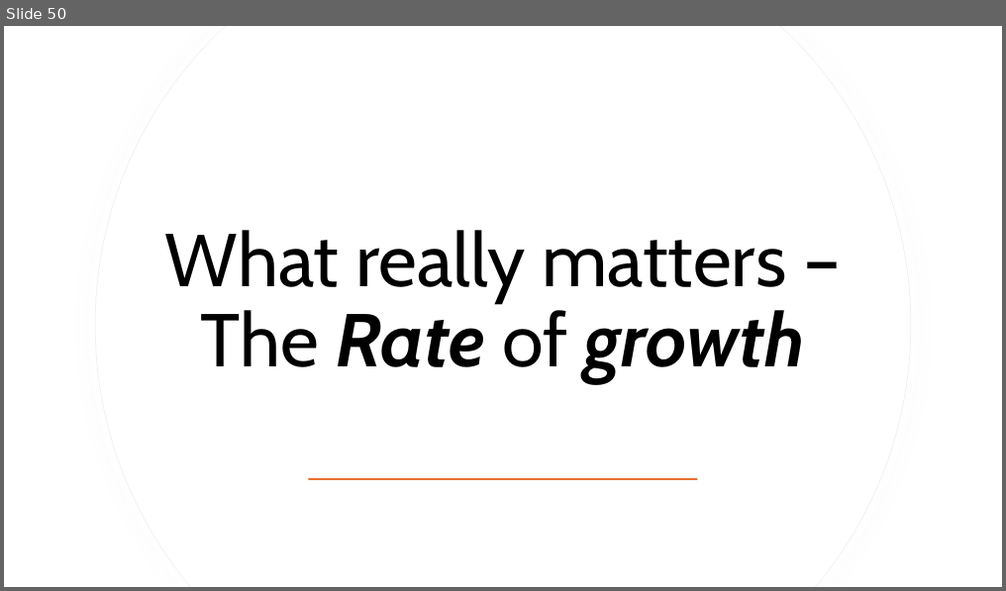
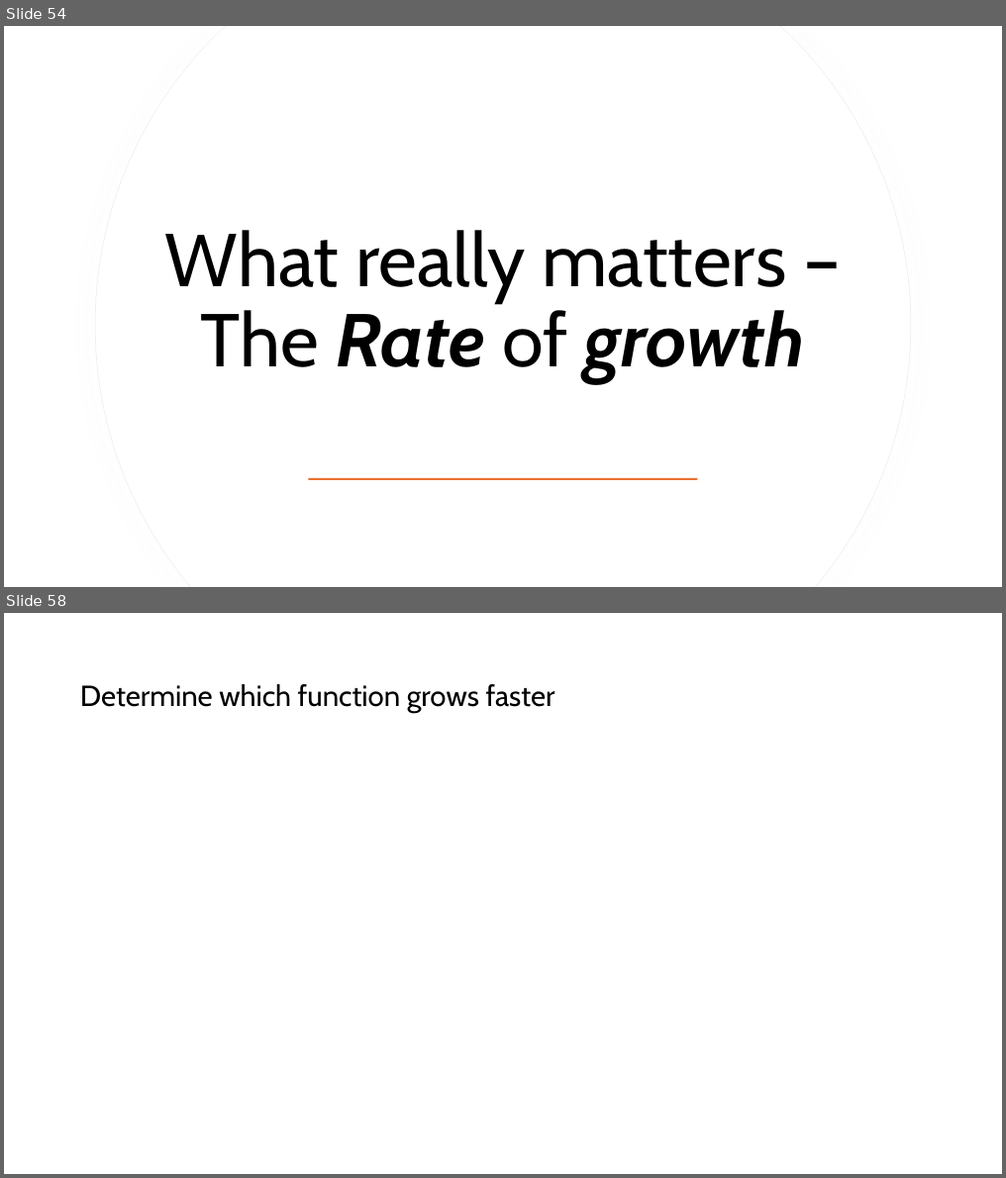
Before and after one commit to RobertNagy299/dsa-i-teaching, a slide deck: MyOwnPresentations/Data Structures and Algorithms I.pptx. Shown one above the other, each under a label of ours: slide 50 before the commit, slides 54 and 58 after it; the slides between them are not shown. The pictures are 1006x591 and 1006x1178 pixels, drawn with LibreOffice and Linux fonts; fonts in the diff are those of the drawing; grey boxes stand for pictures. Boxes give left, top, right and bottom in pixels: in the first picture for what was removed or moved away, otherwise in the second. Text is boxed around its words. In the diff, an @@ line names an element or a change of style, - is before the commit and + after.

```diff
--- a/MyOwnPresentations/Data Structures and Algorithms I.pptx
+++ b/MyOwnPresentations/Data Structures and Algorithms I.pptx
@@ slide 58 added at (4, 613, 1002, 1174), background #FFFFFF @@
@@ title added at (80, 684, 555, 713), 28 pt, text #000000 @@
+Determine which function grows faster
@@ what was slide 50 is now slide 54 @@
```
Also in this commit, not shown: 4 slides changed, 8 other slides added, 2 other files.
